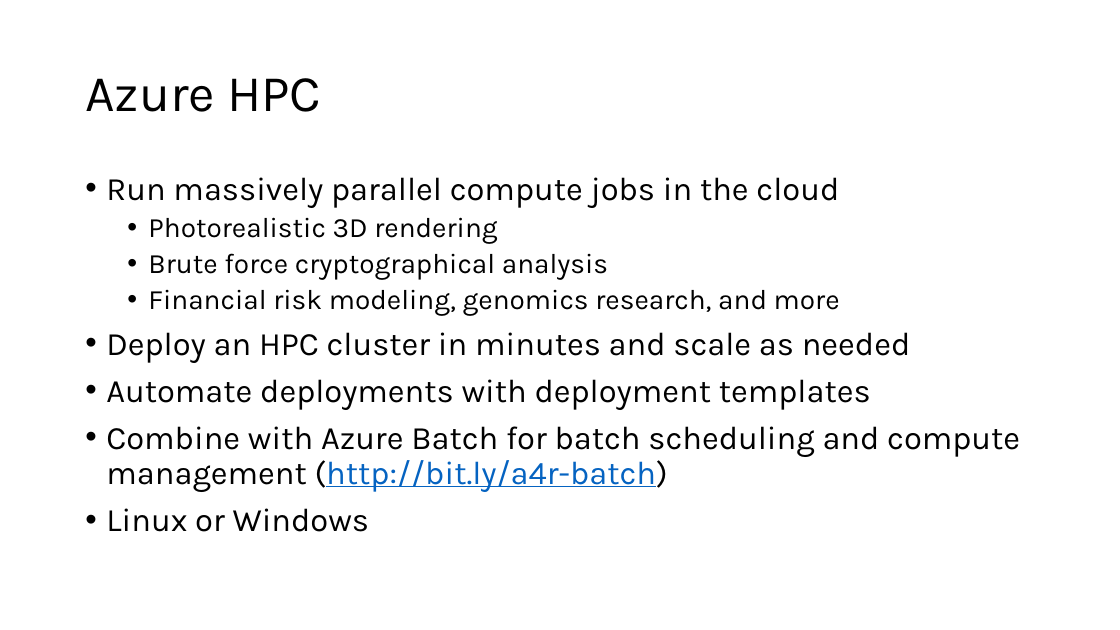
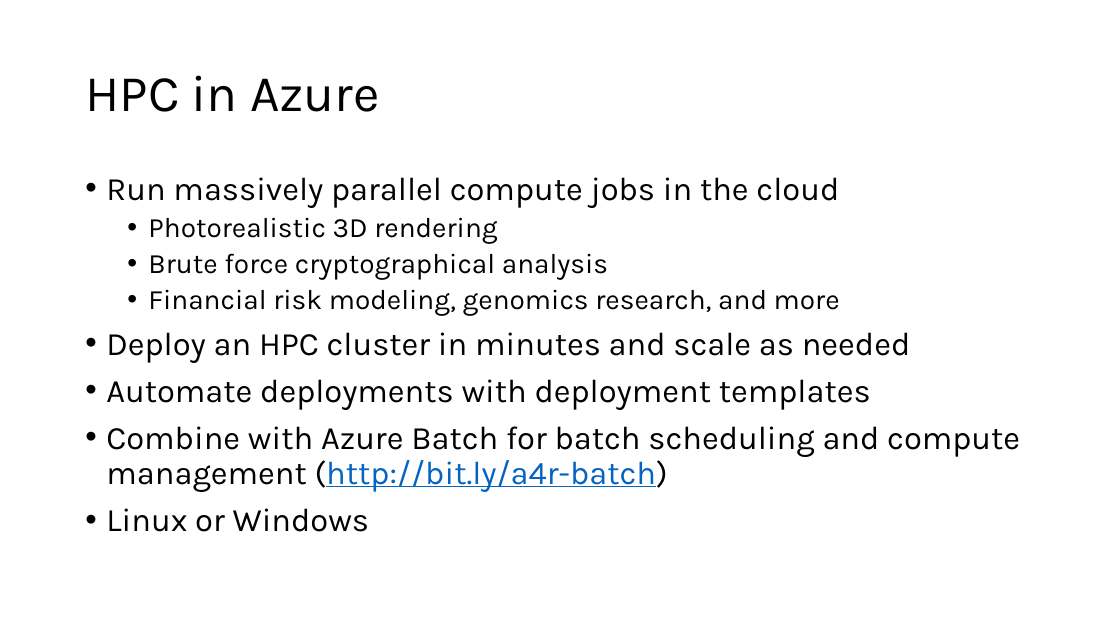
Before and after one commit to microsoft/AcademicContent, a slide deck: slide 4 of Workshop/6. HPC and Containers/HPC and Azure Container Service.pptx (slide 2 before the commit). Drawn at 1120x630 pixels with LibreOffice and Linux fonts; fonts in the diff are those of the drawing. Boxes give left, top, right and bottom in pixels: in the first picture for what was removed or moved away, otherwise in the second. Text is boxed around its words. In the diff, an @@ line names an element or a change of style, - is before the commit and + after.

Commit message:
Updated HPC slides and lab

```diff
--- a/Workshop/6. HPC and Containers/HPC and Azure Container Service.pptx
+++ b/Workshop/6. HPC and Containers/HPC and Azure Container Service.pptx
@@ title at bbox=[85, 75, 380, 112]: text changed @@
-Azure HPC
+HPC in Azure
```
Also in this commit, not shown: 2 slides added, 39 other files.
